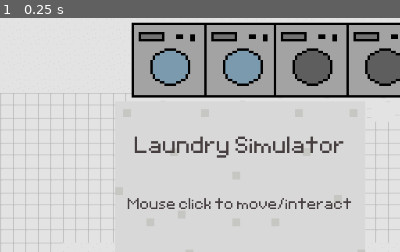
Above: before the commit, frame 1.
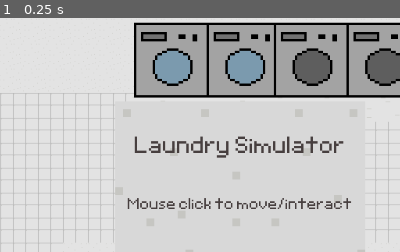
Above: after the commit, the same moment.

Repository: 924036076/laundry_simulator
Game: Godot game, scene res://levels/base_level/Laundry Scene.tscn
Same seed, same stepped clock (60 frames per second), same inputs: the game is played once before the commit and once after it. The engine's default icon, where the game draws it, is replaced by a stand-in: a white triangle on a blue panel in a dark square. Sound files missing from this copy of the repository are replaced by a short silence.
Inputs:
- Up to frame 1 (0.25 s): no input
The pictures show only the part of the screen within x 20-70%, y 0-50%; the shares and areas given below are measured in that part.

The runs differ from the first frame. In frame 1, 2.0% of the frame differs, in the area x 32-68%, y 1-35%.
Error in both runs: Trying to assign value of type 'KinematicBody2D' to a variable of type 'Sprite'. (res://levels/base_level/Laundry)

Commit message:
all customers return before closing hour

Diff:
--- a/characters/test customer/customer.gd
+++ b/characters/test customer/customer.gd
@@ -93,15 +93,22 @@
 
 func storm_off():
 	stop_patience_particles()
-	var expression = emote(FURIOUS)
-	yield(expression, "animation_finished")
+	if score == 0:
+		var expression = emote(FURIOUS)
+		yield(expression, "animation_finished")
 	leave_store()
 
 func _on_Timer_timeout():
-	print("WHERE'S MY LAUNDRY??")
+	back_to_store()
+
+func back_to_store():
 	emit_signal("returning", self)
 	$Bumper.interactable = true
 	$Bumper.set_state_pickup()
+
+func last_call():
+	$Timer.stop()
+	back_to_store()
 
 func decrement_patience():
 	patience -= patience_unit
--- a/characters/test customer/customer.tscn
+++ b/characters/test customer/customer.tscn
@@ -40,7 +40,7 @@
 position = Vector2( -0.271858, 7.14686 )
 
 [node name="Sprite" parent="." index="1"]
-position = Vector2( -5.9979, 4.09402 )
+position = Vector2( -8, 4.094 )
 scale = Vector2( 4, 4 )
 texture = ExtResource( 2 )
 flip_h = true
--- a/levels/base_level/Clock.gd
+++ b/levels/base_level/Clock.gd
@@ -9,6 +9,7 @@
 
 signal new_hour
 signal day_over
+signal almost_closing
 
 func _ready():
 	reset()
@@ -21,6 +22,8 @@
 		minutes = 0
 		hours += 1
 		emit_signal("new_hour", hours)
+		if hours >= CLOSING_HOUR - 1:
+			emit_signal("almost_closing")
 		if hours >= CLOSING_HOUR:
 			emit_signal("day_over")
 	update_ui()
--- a/levels/base_level/Laundry Scene.gd
+++ b/levels/base_level/Laundry Scene.gd
@@ -24,10 +24,8 @@
 func _unhandled_input(event: InputEvent) -> void:
 	if not event is InputEventMouseButton:
 		return
-
 	if event.button_index == BUTTON_RIGHT:
-		$Spawner.create_and_send_customer()
-
+		$Spawner.create_and_send_customer(1)
 	if event.button_index != BUTTON_LEFT or not event.pressed:
 		return
 
--- a/levels/base_level/Laundry Scene.tscn
+++ b/levels/base_level/Laundry Scene.tscn
@@ -310,6 +310,7 @@
 [connection signal="click" from="Machines/Dryer2" to="Objects/Player" method="_on_Interactable_click"]
 [connection signal="timeout" from="Spawner/CustomerTimer" to="Spawner" method="_on_Timer_timeout"]
 [connection signal="timeout" from="Spawner/WaitTimer" to="Spawner" method="_on_WaitTimer_timeout"]
+[connection signal="almost_closing" from="Clock" to="Spawner" method="_on_Clock_almost_closing"]
 [connection signal="day_over" from="Clock" to="." method="_on_Clock_day_over"]
 [connection signal="new_hour" from="Clock" to="Spawner" method="_on_Clock_new_hour"]
 [connection signal="timeout" from="Clock/MinuteTimer" to="Clock" method="_on_MinuteTimer_timeout"]
--- a/levels/base_level/SpawnPoint.gd
+++ b/levels/base_level/SpawnPoint.gd
@@ -28,9 +28,10 @@
 
 	# Connect the appropriate signals
 	customer.connect("leaving", self, "handle_leaving")
-	customer.connect("returning", self, "send_customer")
+	customer.connect("returning", self, "handle_entering")
 	customer.connect("score", get_parent().get_node("Events"), "update_score")
 	customer.get_node("Bumper").connect("click", player, "_on_Interactable_click")
+	customer.add_to_group("dropping_off")
 
 	next_id += 1
 
@@ -81,8 +82,6 @@
 func _on_Clock_new_hour(hour : int):
 	if hour >= LAST_CUSTOMER_HOUR:
 		$CustomerTimer.stop()
-	#if hour >= LAST_CUSTOMER_HOUR - 1:
-
 
 func _move_line():
 	#assert(len(waiting_customers) <= len($WaitingSpots.get_child_count()))
@@ -92,11 +91,27 @@
 
 func handle_leaving(customer):
 	var index = waiting_customers.find(customer)
-	print("index is: " + str(index))
-	print("before: ", waiting_customers.size())
 	waiting_customers.remove(index)
-	print("after: ", waiting_customers.size())
 	customer.set_target_location(global_position)
+	change_customer_group(customer)
+
+func handle_entering(customer):
+	change_customer_group(customer)
+	send_customer(customer)
+
+func change_customer_group(customer : KinematicBody2D):
+	if customer.is_in_group("dropping_off"):
+		customer.remove_from_group("dropping_off")
+		customer.add_to_group("limbo")
+	elif customer.is_in_group("limbo"):
+		customer.remove_from_group("limbo")
+		customer.add_to_group("picking_up")
+	elif customer.is_in_group("picking_up"):
+		customer.remove_from_group("picking_up")
+		customer.add_to_group("satisfied_customers")
 
 func _on_WaitTimer_timeout():
 	manage_queue()
+
+func _on_Clock_almost_closing():
+	get_tree().call_group("limbo", "last_call")
--- a/models/washer/washer.tscn
+++ b/models/washer/washer.tscn
@@ -110,7 +110,7 @@
 script = ExtResource( 3 )
 
 [node name="Sprite" parent="." index="2"]
-position = Vector2( 1.58235, 0 )
+position = Vector2( 4.63326, 0 )
 texture = ExtResource( 1 )
 vframes = 3
 hframes = 3
